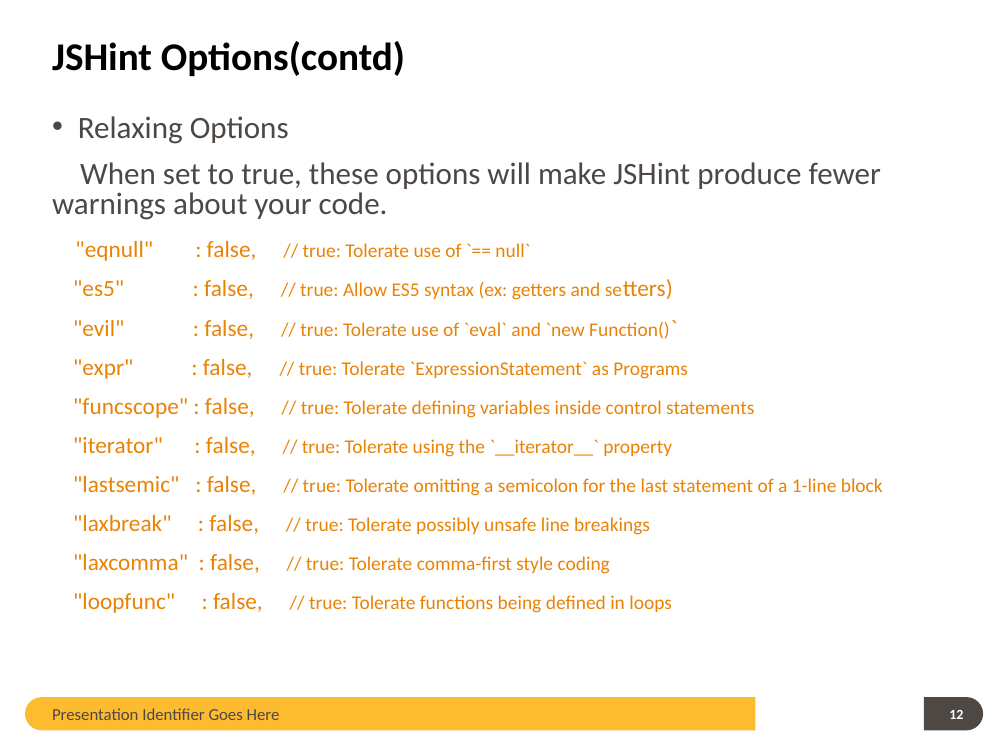
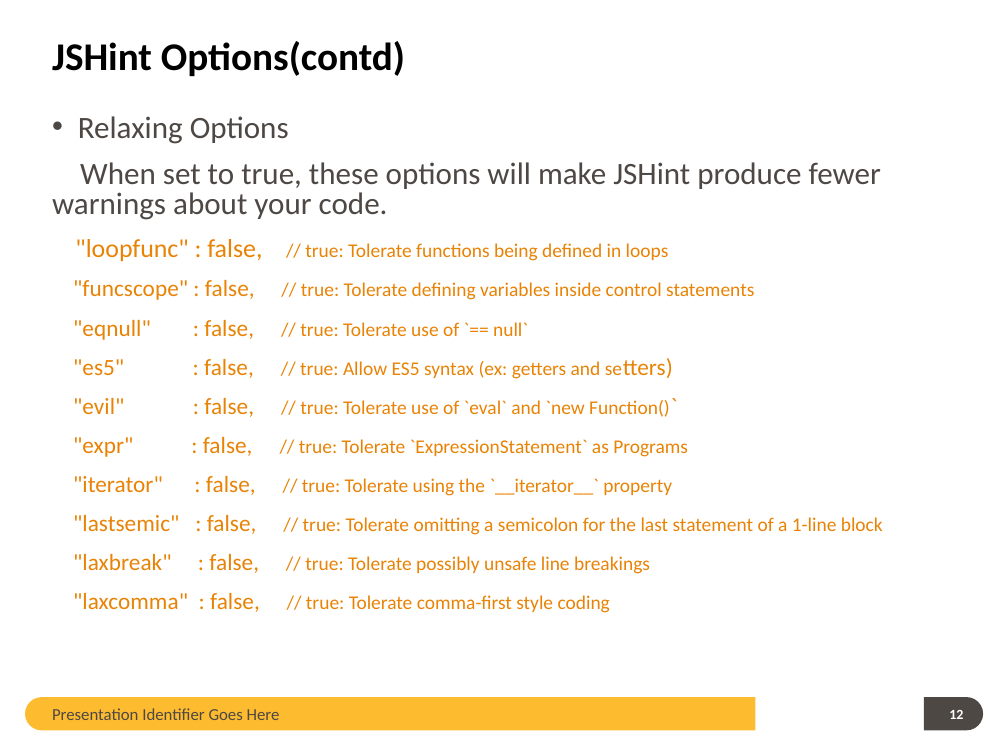
Before and after one commit to guangweiqiao/EIMS, a slide deck: slide 12 of EIMS/doc/JSHint TOI.pptx. Drawn at 1008x756 pixels with LibreOffice and Linux fonts; fonts in the diff are those of the drawing; background and template pictures are left out. Boxes give left, top, right and bottom in pixels: in the first picture for what was removed or moved away, otherwise in the second. Text is boxed around its words. In the diff, an @@ line names an element or a change of style, - is before the commit and + after.

```diff
--- a/EIMS/doc/JSHint TOI.pptx
+++ b/EIMS/doc/JSHint TOI.pptx
@@ text at [73,239,754,300]: paragraphs added @@
+"loopfunc" : false, // true: Tolerate functions being defined in loops
+"funcscope" : false, // true: Tolerate defining variables inside control statements
@@ text at [73,398,754,418]: paragraph removed @@
-"funcscope" : false, // true: Tolerate defining variables inside control statements
@@ text at [73,593,672,613]: paragraph removed @@
-"loopfunc" : false, // true: Tolerate functions being defined in loops
```
Also in this commit, not shown: 5 other slides changed.
